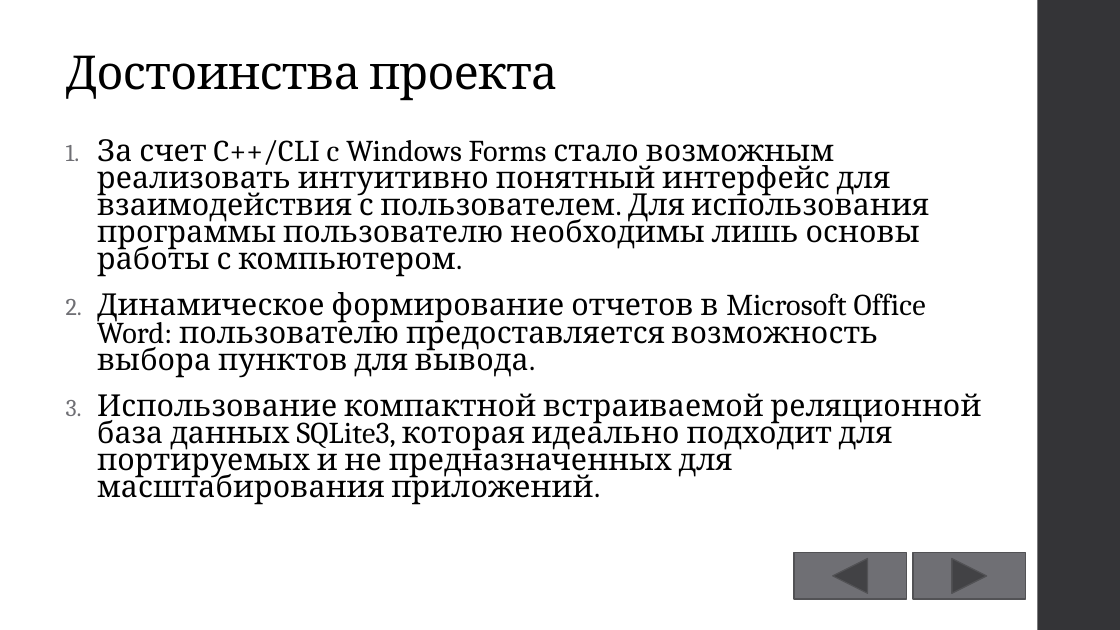
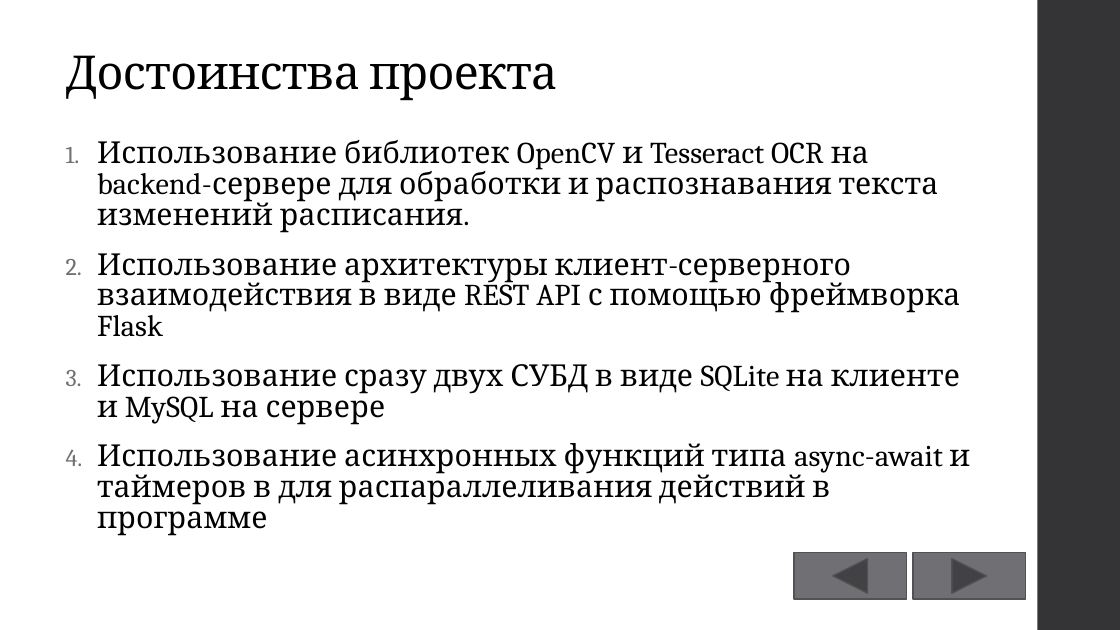
Before and after one commit to GeorgiyDemo/SMSSender, a slide deck: slide 10 of Презентация.pptx. Drawn at 1120x630 pixels with LibreOffice and Linux fonts; fonts in the diff are those of the drawing. Boxes give left, top, right and bottom in pixels: in the first picture for what was removed or moved away, otherwise in the second. Text is boxed around its words. In the diff, an @@ line names an element or a change of style, - is before the commit and + after.

```diff
--- a/Презентация.pptx
+++ b/Презентация.pptx
@@ text at [97, 140, 970, 536]: text changed @@
-1. За счет C++/CLI c Windows Forms стало возможным реализовать интуитивно понятный интерфейс для взаимодействия с пользователем. Для использования программы пользователю необходимы лишь основы работы с компьютером.
-2. Динамическое формирование отчетов в Microsoft Office Word: пользователю предоставляется возможность выбора пунктов для вывода.
-3. Использование компактной встраиваемой реляционной база данных SQLite3, которая идеально подходит для портируемых и не предназначенных для масштабирования приложений.
+1. Использование библиотек OpenCV и Tesseract OCR на backend-сервере для обработки и распознавания текста изменений расписания.
+2. Использование архитектуры клиент-серверного взаимодействия в виде REST API с помощью фреймворка Flask
+3. Использование сразу двух СУБД в виде SQLite на клиенте и MySQL на сервере
+4. Использование асинхронных функций типа async-await и таймеров в для распараллеливания действий в программе
```
Also in this commit, not shown: 2 other slides changed, 1 slide added, 53 other files.
